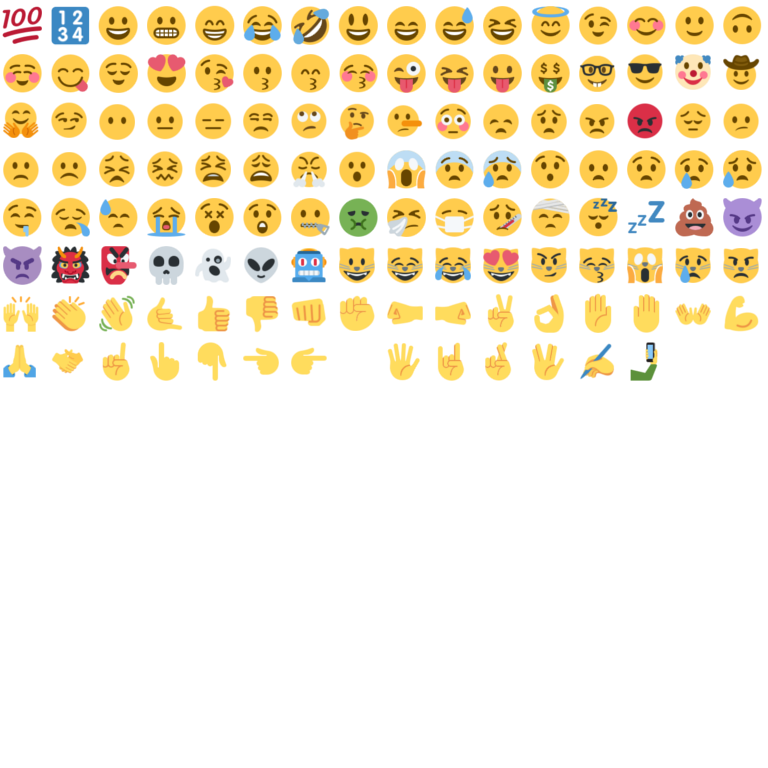
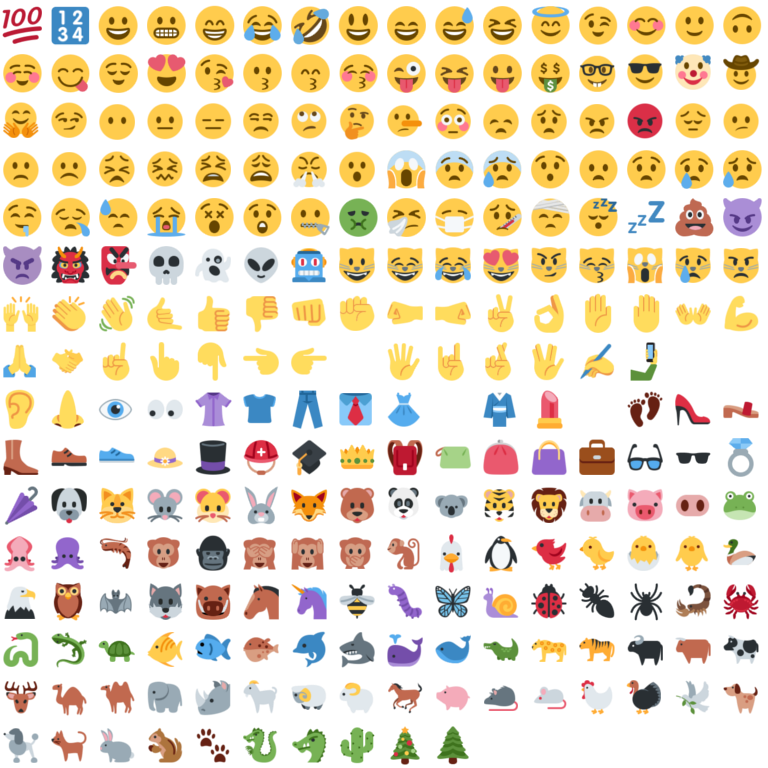
The second 768×768 image is a revision of the first. Changes to its layers:
added layer ":cactus:" above ":dragon_face:" over [339, 727, 375, 764]
added layer ":chipmunk:" above ":rabbit2:" over [147, 727, 183, 763]
added layer ":rhinoceros:" above ":elephant:" over [195, 680, 231, 716]
added layer ":shark:" above ":dolphin:" over [339, 632, 375, 668]
added layer ":lizard:" above ":snake:" over [51, 632, 87, 668]
added layer ":crab:" above ":scorpion:" over [723, 584, 759, 620]
added layer ":ant:" above ":beetle:" over [579, 582, 615, 619]
added layer ":beetle:" above ":snail:" over [531, 583, 567, 619]
added layer ":bug:" above ":honeybee:" over [387, 583, 423, 619]
added layer ":unicorn:" above ":horse:" over [291, 584, 327, 620]
added layer ":horse:" above ":boar:" over [243, 583, 279, 620]
added layer ":boar:" above ":wolf:" over [195, 584, 231, 620]
added layer ":wolf:" above ":bat:" over [148, 583, 184, 620]
added layer ":gorilla:" above ":monkey_face:" over [195, 535, 231, 571]
added layer ":lion:" above ":tiger:" over [531, 487, 567, 523]
added layer ":rabbit:" above ":hamster:" over [244, 486, 279, 525]
added layer ":cat:" above ":dog:" over [99, 487, 136, 524]
added layer ":dog:" above ":closed_umbrella:" over [51, 487, 87, 524]
added layer ":closed_umbrella:" above ":ring:" over [4, 486, 39, 525]
added layer ":briefcase:" above ":handbag:" over [579, 439, 615, 475]
added layer ":handbag:" above ":purse:" over [531, 440, 567, 476]
added layer ":rescue_worker_helmet:" above ":tophat:" over [243, 439, 279, 476]
added layer ":footprints:" above ":kiss: [Currently Hidden]" over [627, 391, 663, 428]
added layer ":nose:" above ":ear:" over [51, 390, 85, 429]
…and 96 more changes (96 added)
